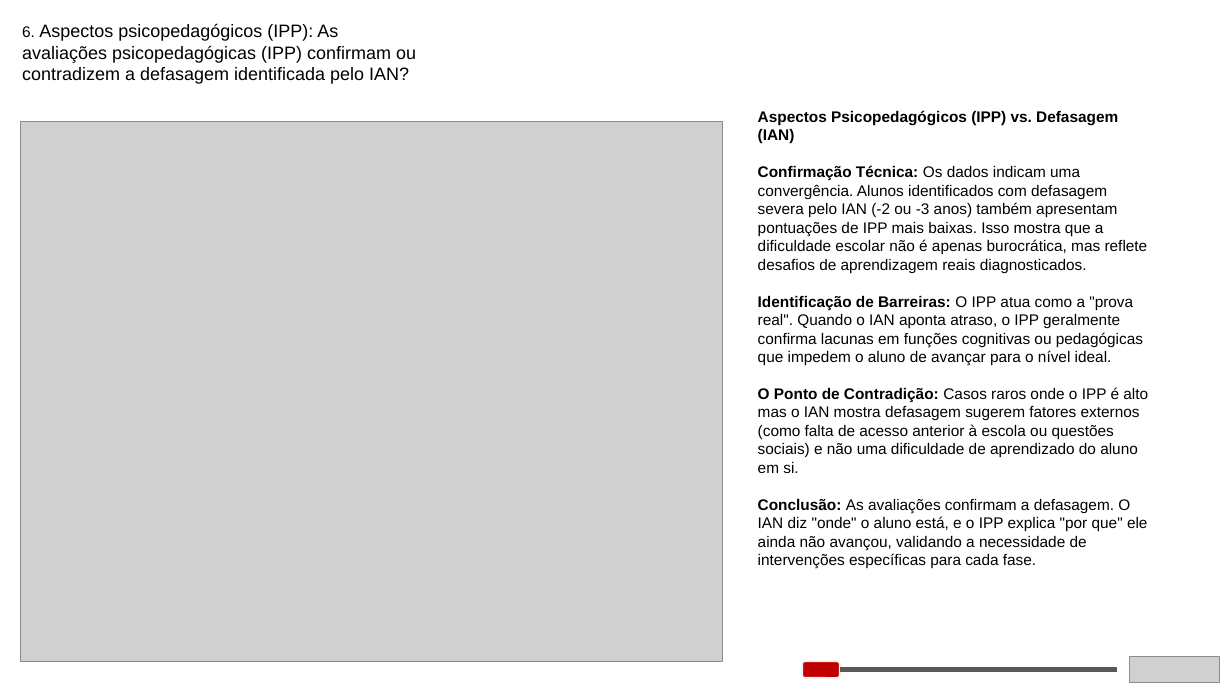
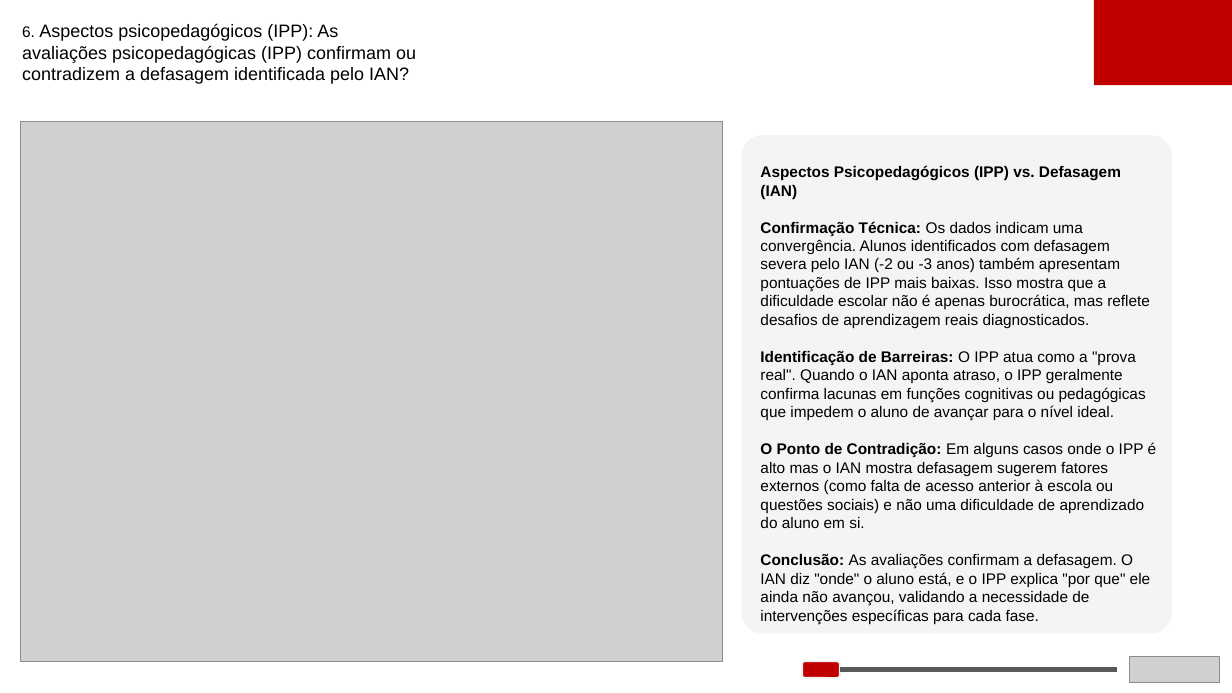
Before and after one commit to vbomura/tc5, a slide deck: slide 10 of Apresentacao/Apresentação_Datathon.pptx. Drawn at 1232x693 pixels with LibreOffice and Linux fonts; fonts in the diff are those of the drawing; grey boxes stand for pictures. Boxes give left, top, right and bottom in pixels: in the first picture for what was removed or moved away, otherwise in the second. Text is boxed around its words. In the diff, an @@ line names an element or a change of style, - is before the commit and + after.

```diff
--- a/Apresentacao/Apresentação_Datathon.pptx
+++ b/Apresentacao/Apresentação_Datathon.pptx
@@ rectangle added at box(1094, 0, 1232, 85), fill #C00000 @@
@@ rounded rectangle added at box(741, 135, 1172, 633), fill #F2F2F2 at 81% opacity @@
@@ text "Aspectos Psicopedagógicos (IPP) vs. Defasagem ...": place and size @@
-text "Aspectos Psicopedagógicos (IPP) vs. Defasagem ..." at box(758, 110, 1148, 569)
+text "Aspectos Psicopedagógicos (IPP) vs. Defasagem ..." at box(760, 165, 1157, 624)
@@ text at box(760, 442, 1157, 528): text changed @@
-O Ponto de Contradição: Casos raros onde o IPP é alto mas o IAN mostra defasagem sugerem fatores externos (como falta de acesso anterior à escola ou questões sociais) e não uma dificuldade de aprendizado do aluno em si.
+O Ponto de Contradição: Em alguns casos onde o IPP é alto mas o IAN mostra defasagem sugerem fatores externos (como falta de acesso anterior à escola ou questões sociais) e não uma dificuldade de aprendizado do aluno em si.
```
Also in this commit, not shown: 12 other slides changed, 1 slide added, 1 slide removed.
